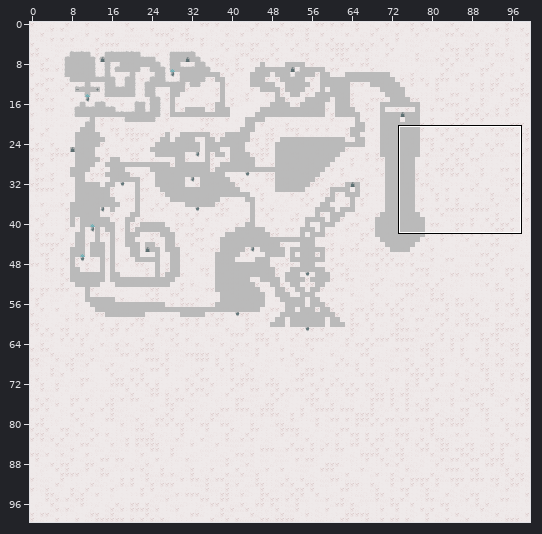
One commit to this Tiled map: tmx/map.tmx. Above: a wide view before the commit, with the close-up outlined.
Close-up. Earlier state:
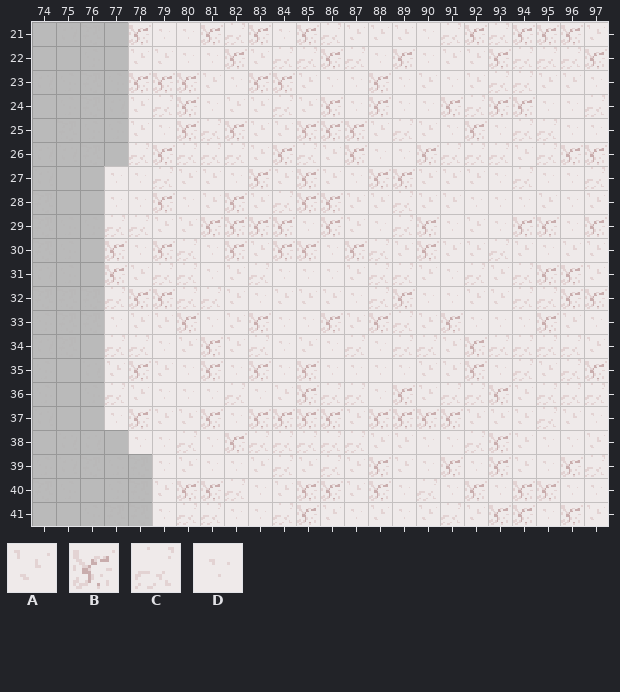
Cells are 16x16 px. Shown: x 74..97, y 21..41. The commit also changed other parts of the map, which this record leaves out.
Key: from "TestSet": A 0, B 1, C 2, D 3.
_ is an empty cell.
Layer "Collision" before, first column x 74:
21 ____BDDBCBDBCAAADCBCBBBA
22 ____AADDBACCBCDBDAABCCCB
23 ____BBBADBBADDBDADACCAAD
24 ____ACBDAACABDBDDBCBBDDC
25 ____ADBCBAABBBACADBDCCDD
26 ____CBCCCABCABDDBCCCACBB
27 ___DDCAADBABADBBAAADCDDC
28 ___DDBDABACBBAACAADDDADA
29 ___CCAABBBBDBADCBDADBBDB
30 ___BDBCDBABBDBCABAACADAA
31 ___BACCDACDDDACCADCACBBA
32 ___CBBCCADAAADCBDDAACCBB
33 ___DAABDABDDBABCABDDDBAD
34 ___CCDABACDADCDCCABCCCCA
35 ___ABADBDBDBDDDDAABDCACB
36 ___CADDDCDABCCDBACCBACCC
37 ___DBAABDBBBBABBBBAAACAD
38 ____DDCDBCCCCCAADDCBADDA
39 _____DADDACACABADBDBADBC
40 _____ABBCDABBABDCDBDBBDD
41 _____DCCDDCBADADACABBDBA
Now the later version:
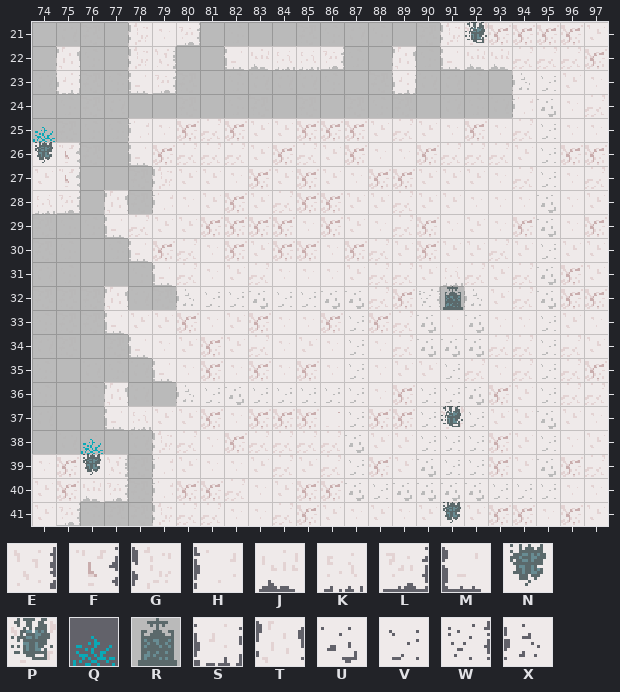
Further tiles: from "TestSet": E 8, F 9, G 10, H 11, J 12, K 13, L 14, M 15, N 16, P 17, Q 19, R 20, S 24, T 25, U 27, V 28, W 29, X 30.
Change:
Changed rows in their new state; . is an unchanged cell.
Layer "Background":
first column x 91:
32 R
Layer "Collision":
first column x 74:
21 ....G.L__________GPB..
22 .T..GE__MJKKL__T_MJJ..
23 .S..ML_________S______
24 ....________________H_
25 ....H................_
26 NF..M................_
27 AF.__G..............._
28 KL.T_H..............._
29 ...M................._
30 ..._M................_
31 ...__M...........K..._
32 ...T__________..___.._
33 ...M........._.._D_.._
34 ..._M........_..___.._
35 ...__M......._.A._C.._
36 ...T__________..___.._
37 ...MK........_.._P_.._
38 ...._G......._..___.._
39 DBNE.H......._..___.._
40 ABJL.H......._________
41 AL...G...........N....
Layer "Foreground":
first column x 74:
23 ....................XV
24 .....................U
25 Q....................V
26 .....................V
27 .....................V
28 .....................U
29 .....................U
30 .....................V
31 .....................U
32 ......XVVUVVUU..W.X..U
33 .............V..U.U..V
34 .............V..UUU..V
35 .............V...V...V
36 ......XVUVVVVV..VVU..V
37 ............VV..V.V..U
38 ..Q..........U..VVV..V
39 .............V..UVV..U
40 .............UVUUUUVVV
Changed places in both close-ups, as pixel boxes (x1, y1, x2, y2):
changed: (32, 22, 559, 526)
